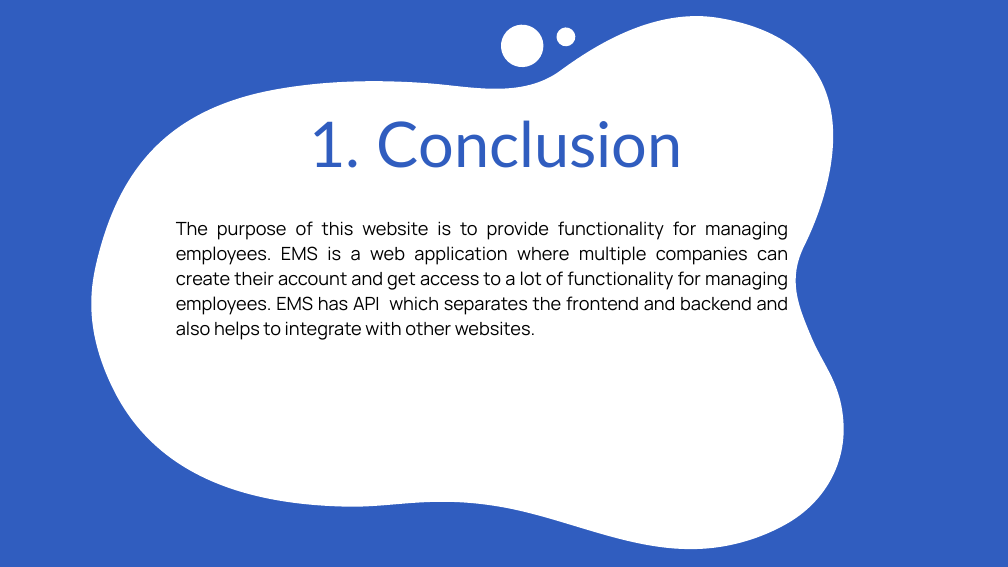
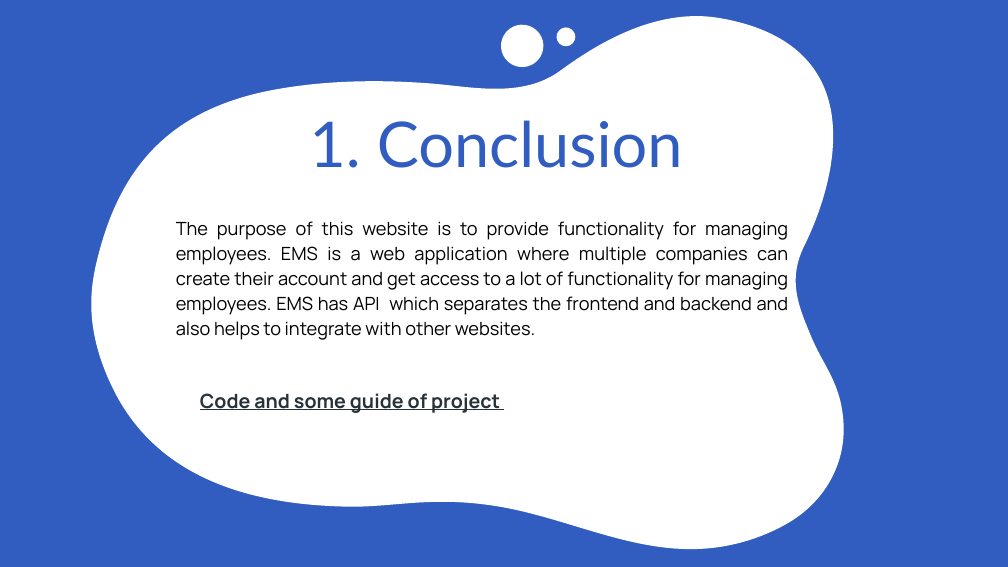
Before and after one commit to parin-2002/EMS, a slide deck: slide 24 of documentation/projectPPT.pptx. Drawn at 1008x567 pixels with LibreOffice and Linux fonts; fonts in the diff are those of the drawing. Boxes give left, top, right and bottom in pixels: in the first picture for what was removed or moved away, otherwise in the second. Text is boxed around its words. In the diff, an @@ line names an element or a change of style, - is before the commit and + after.

```diff
--- a/documentation/projectPPT.pptx
+++ b/documentation/projectPPT.pptx
@@ text added at (x1=200, y1=393, x2=500, y2=413), 14 pt, text #263238, bold, underline @@
+Code and some guide of project
```
Also in this commit, not shown: 2 other files.
